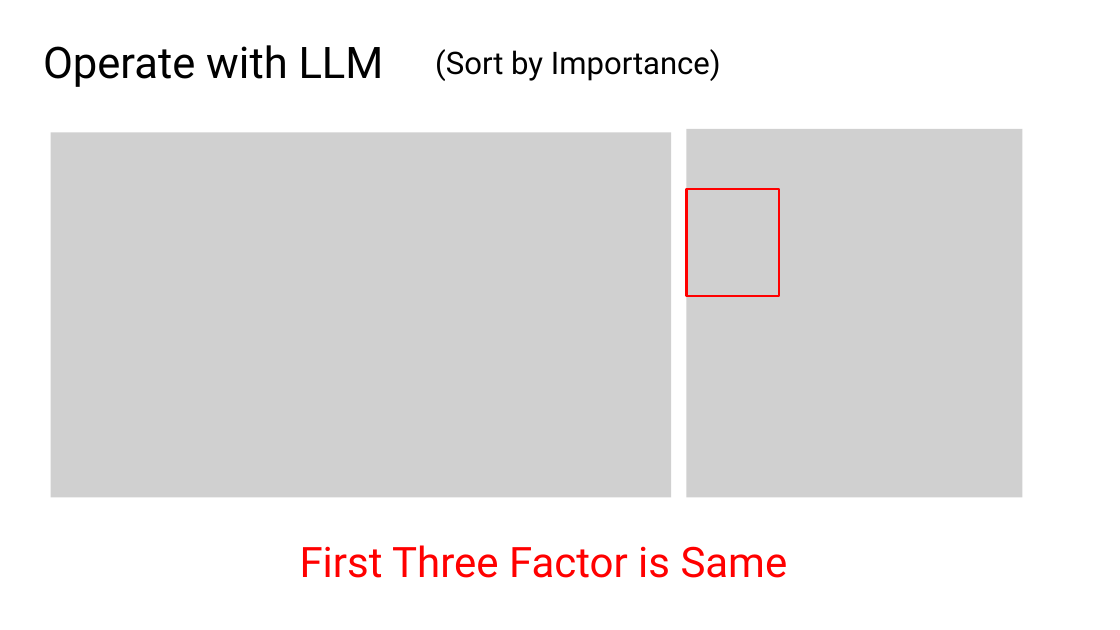
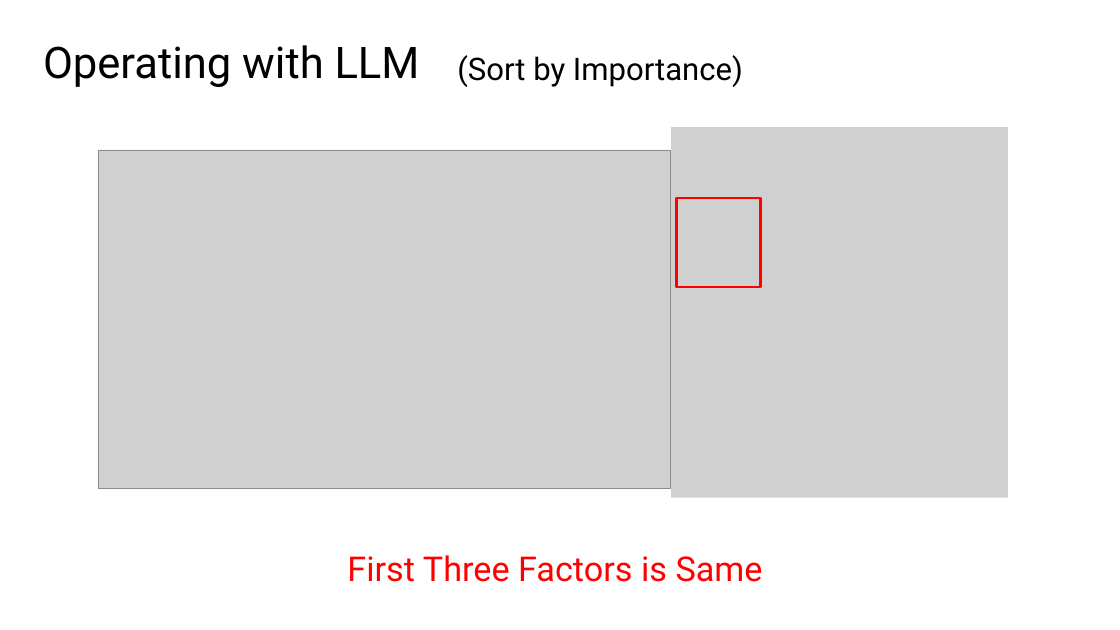
Before and after one commit to LeeMoofon0222/Vizuro_Intern, a slide deck: slide 17 of cc_process/Customer Churn.pptx (slide 12 before the commit). Drawn at 1120x630 pixels with LibreOffice and Linux fonts; fonts in the diff are those of the drawing; grey boxes stand for pictures; background and template pictures are left out. Boxes give left, top, right and bottom in pixels: in the first picture for what was removed or moved away, otherwise in the second. Text is boxed around its words. In the diff, an @@ line names an element or a change of style, - is before the commit and + after.

```diff
--- a/cc_process/Customer Churn.pptx
+++ b/cc_process/Customer Churn.pptx
@@ text at (43,45,420,87): text changed @@
-Operate with LLM
+Operating with LLM
@@ text "(Sort by Importance)": place and size @@
-text "(Sort by Importance)" at (435,49,721,81)
+text "(Sort by Importance)" at (457,55,743,87)
@@ picture: place and size @@
-picture at (687,129,1023,497)
+picture at (671,127,1008,497)
@@ picture: place and size @@
-picture at (50,133,671,498)
+picture at (98,150,670,488)
@@ rectangle: place and size @@
-rectangle at (687,189,780,297)
+rectangle at (676,198,760,287)
@@ text at (347,555,763,582): text changed; size 54 to 44 pt @@
-First Three Factor is Same
+First Three Factors is Same
```
Also in this commit, not shown: 4 other slides changed, 6 slides added, 1 slide removed, 14 other files.
